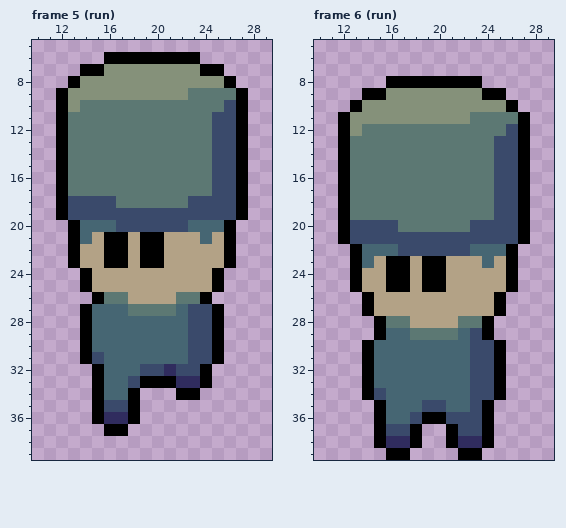
Two versions of one pixel-art file, assets/sprites/player/soldier/soldier.aseprite. The picture above is the old version.
40x40 pixels, 6 frames. Shown: frame 5 (run): x 10..29, y 5..39; frame 6 (run): x 10..29, y 5..39. The commit also changed other frames, which this record leaves out.
After:
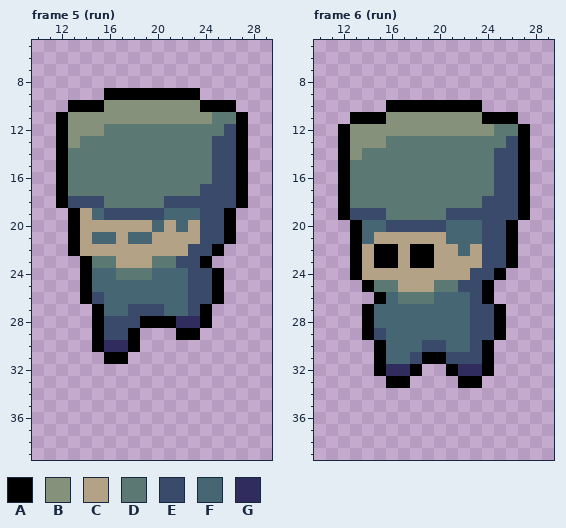
Palette (. is transparent): A #000000  B #85917a  C #b3a286  D #5c7873  E #3a4a6b  F #466673  G #302c5e
Edits made:
layer "Layer 1" now hidden
layer "Layer 2" added
--- frame 5 (run)
@@ x 10..29 @@
  5 ....................
- 6 ......AAAAAAAA......
- 7 ....AABBBBBBBBAA....
- 8 ...ABBBBBBBBBBBBA...
- 9 ..ABBBBBBBBBBDDDDA..
-10 ..ABDDDDDDDDDDDDEA..
-11 ..ADDDDDDDDDDDDEEA..
-12 ..ADDDDDDDDDDDDEEA..
-13 ..ADDDDDDDDDDDDEEA..
+ 6 ....................
+ 7 ....................
+ 8 ....................
+ 9 ......AAAAAAAA......
+10 ...AAABBBBBBBBAAA...
+11 ..ABBBBBBBBBBBBDDA..
+12 ..ABBBDDDDDDDDDDEA..
+13 ..ABDDDDDDDDDDDEEA..
 14 ..ADDDDDDDDDDDDEEA..
@@ x 10..29 @@
 16 ..ADDDDDDDDDDDDEEA..
-17 ..ADDDDDDDDDDDDEEA..
-18 ..AEEEEDDDDDDEEEEA..
-19 ..AEEEEEEEEEEEEEEA..
-20 ...AFFFEEEEEEFFFA...
-21 ...AFCAACAACCCFCA...
-22 ...ACCAACAACCCCCA...
-23 ...ACCAACAACCCCCA...
-24 ....ACCCCCCCCCCA....
-25 ....ACCCCCCCCCCA....
-26 .....ADDCCCCDDA.....
-27 ....AFFFDDDDFEEA....
-28 ....AFFFFFFFFEEA....
-29 ....AFFFFFFFFEEA....
-30 ....AFFFFFFFFEEA....
-31 ....AEFFFFFFFEEA....
-32 .....AFFFEEGEEA.....
-33 .....AFFEAAAGGA.....
-34 .....AFFA...AA......
-35 .....AEEA...........
-36 .....AGGA...........
-37 ......AA............
+17 ..ADDDDDDDDDDDEEEA..
+18 ..AEEEDDDDDEEEEEEA..
+19 ...ACFEEEEEFFFEEA...
+20 ...ACCCCCCFCFCEEA...
+21 ...ACFFCFFCCCCEEA...
+22 ...ACCCCCCCCCEEA....
+23 ....ADDCCCDDEEA.....
+24 ....AFFDDDFFFEEA....
+25 ....AFFFFFFFFEEA....
+26 ....AEFFFFFFFEEA....
+27 .....AFFEEEFFEA.....
+28 .....AEEEAAAGGA.....
+29 .....AEEA...AA......
+30 .....AGGA...........
+31 ......AA............
+32 ....................
+33 ....................
+34 ....................
+35 ....................
+36 ....................
+37 ....................
 38 ....................
--- frame 6 (run)
@@ x 10..29 @@
  7 ....................
- 8 ......AAAAAAAA......
- 9 ....AABBBBBBBBAA....
-10 ...ABBBBBBBBBBBBA...
-11 ..ABBBBBBBBBBDDDDA..
-12 ..ABDDDDDDDDDDDDEA..
-13 ..ADDDDDDDDDDDDEEA..
-14 ..ADDDDDDDDDDDDEEA..
+ 8 ....................
+ 9 ....................
+10 ......AAAAAAAA......
+11 ...AAABBBBBBBBAAA...
+12 ..ABBBBBBBBBBBBDDA..
+13 ..ABBBDDDDDDDDDDEA..
+14 ..ABDDDDDDDDDDDEEA..
 15 ..ADDDDDDDDDDDDEEA..
@@ x 10..29 @@
 17 ..ADDDDDDDDDDDDEEA..
-18 ..ADDDDDDDDDDDDEEA..
-19 ..ADDDDDDDDDDDDEEA..
-20 ..AEEEEDDDDDDEEEEA..
-21 ..AEEEEEEEEEEEEEEA..
-22 ...AFFFEEEEEEFFFA...
-23 ...AFCAACAACCCFCA...
-24 ...ACCAACAACCCCCA...
-25 ...ACCAACAACCCCCA...
-26 ....ACCCCCCCCCCA....
-27 ....ACCCCCCCCCCA....
-28 .....ADDCCCCDDA.....
-29 .....AFFDDDDFEA.....
-30 ....AFFFFFFFFEEA....
-31 ....AFFFFFFFFEEA....
-32 ....AFFFFFFFFEEA....
-33 ....AFFFFFFFFEEA....
-34 ....AEFFFFFFFEEA....
-35 .....AFFFEEFFEA.....
-36 .....AFFEAAEEEA.....
-37 .....AEEA..AEEA.....
-38 .....AGGA..AGGA.....
-39 ......AA....AA......
+18 ..ADDDDDDDDDDDEEEA..
+19 ..AEEEDDDDDEEEEEEA..
+20 ...AFFEEEEEFFFEEA...
+21 ...AFCCCCCCFFFEEA...
+22 ...ACAACAACCFCEEA...
+23 ...ACAACAACCCCEEA...
+24 ...ACCCCCCCCCEEA....
+25 ....ADDCCCDDEEA.....
+26 .....AFDDDFFFEA.....
+27 ....AFFFFFFFFEEA....
+28 ....AFFFFFFFFEEA....
+29 ....AEFFFFFFFEEA....
+30 .....AFFFEEFFEA.....
+31 .....AFFEAAEEEA.....
+32 .....AGGA..AGGA.....
+33 ......AA....AA......
+34 ....................
+35 ....................
+36 ....................
+37 ....................
+38 ....................
+39 ....................
Where, in picture pixels (left, top, right, bottom), the same in both pictures:
changed: (56, 52, 248, 148)
changed: (56, 184, 248, 436)
changed: (338, 76, 530, 460)
